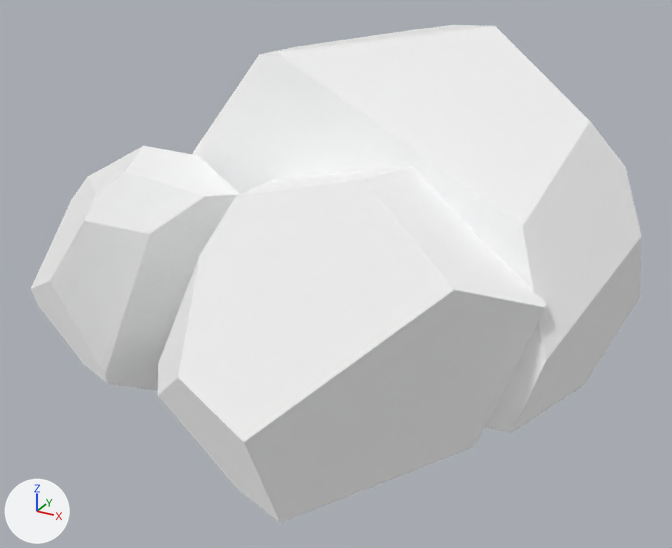
The glTF model Assets/Models/Environment/Rocks/Rock_Type2_01.glb: old version first, new version second.
Camera for both pictures: a camera (50 mm lens) standing at (1.378, -2.668, 1.496) and looking at (0.04, -0.235, 0.279). Every picture has the same lights, and +X, +Y and +Z are marked at lower left. Where no turn or scale is listed for an object, it has been applied to the vertices.

The older version as bpy lines, for what is in view:
```python
mat_color4 = principled_material('color4')
mat_color4.base_color = (1.0, 1.0, 1.0)  # white #ffffff
mat_color4.metallic = 1.0
mat_color4.roughness = 1.0
me_cube_005 = bpy.data.meshes.new('Cube.005')
me_cube_005.from_pydata(...)  # 84 vertices, 156 faces; spans x -0.85..0.94, y -1.03..0.72, z -0.2..1.06
me_cube_005.materials.append(mat_color4)  # white #ffffff
ob_rock_type2_01_mesh = bpy.data.objects.new('Rock Type2 01 mesh', me_cube_005)
ob_rock_type2_01_mesh.location = (0.0, 0.0, 0.0)
```
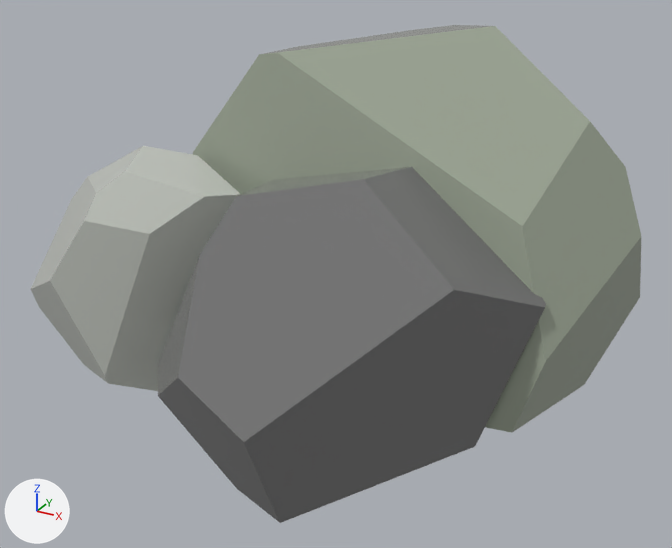
What differs and where, as boxes [x1, y1, x2, y2] in the pictures (672 x 548 px):
'Rock Type2 01 mesh', surface changed (white to grey)
    both: [31, 25, 641, 523]

The change, as a list of edits to the scene's bpy script:
```text
Add img_colorsheet_rock_green:
    img_colorsheet_rock_green = load_image('Colorsheet Rock green', '_unpacked/Colorsheet_Rock_green', 8, 8, 'sRGB')
Change mat_color4:
    remove mat_color4.base_color = (1.0, 1.0, 1.0)  # white #ffffff
    mat_color4.metallic: 1.0 -> 0.0
    add mat_color4.texture = img_colorsheet_rock_green
    mat_color4.roughness: 1.0 -> 0.0
```
